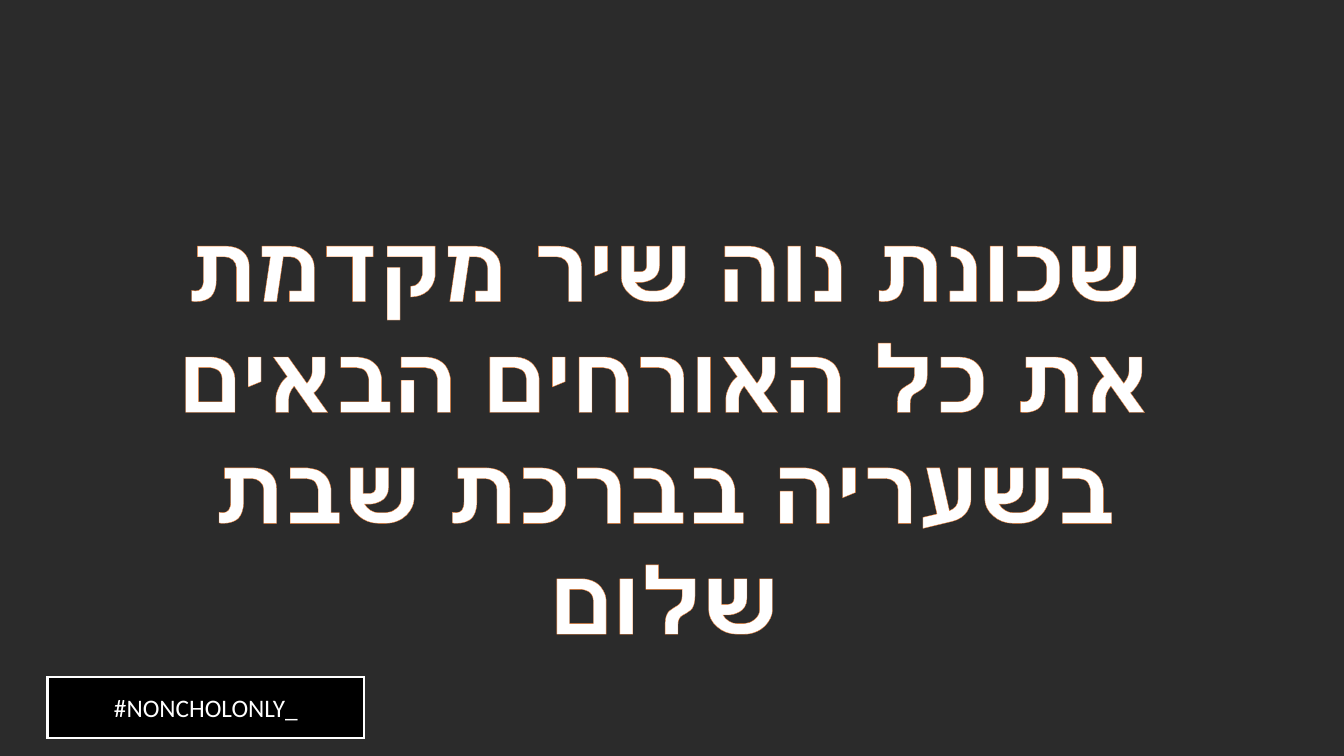
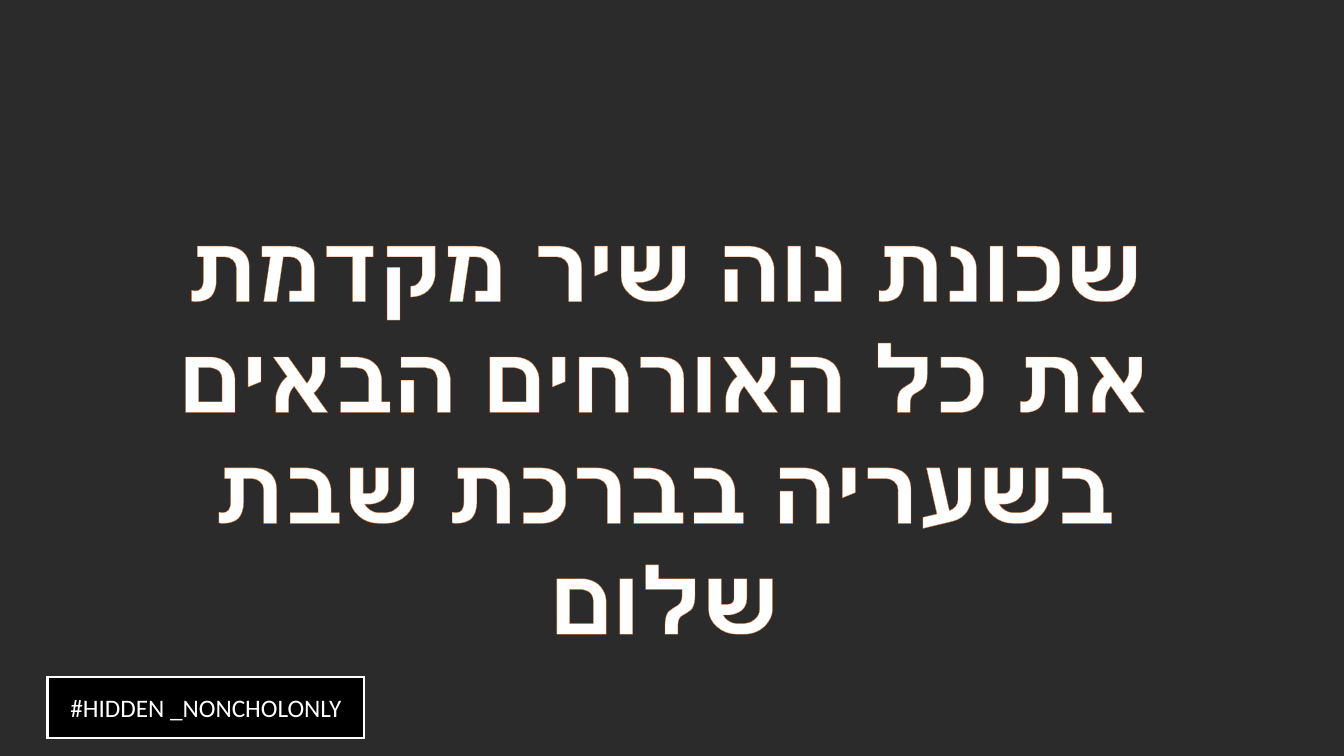
Before and after one commit to diaphone0/shul-luah, a slide deck: slide 2 of luah.pptx. Drawn at 1344x756 pixels with LibreOffice and Linux fonts; fonts in the diff are those of the drawing; background and template pictures are left out; a plain dark background stands for a picture behind light text. Boxes give left, top, right and bottom in pixels: in the first picture for what was removed or moved away, otherwise in the second. Text is boxed around its words. In the diff, an @@ line names an element or a change of style, - is before the commit and + after.

```diff
--- a/luah.pptx
+++ b/luah.pptx
@@ text in rectangle at (70,700,341,721): text changed @@
-#NONCHOLONLY_
+#HIDDEN _NONCHOLONLY
```
Also in this commit, not shown: 2 other slides changed, 1 slide added, 9 other files.
